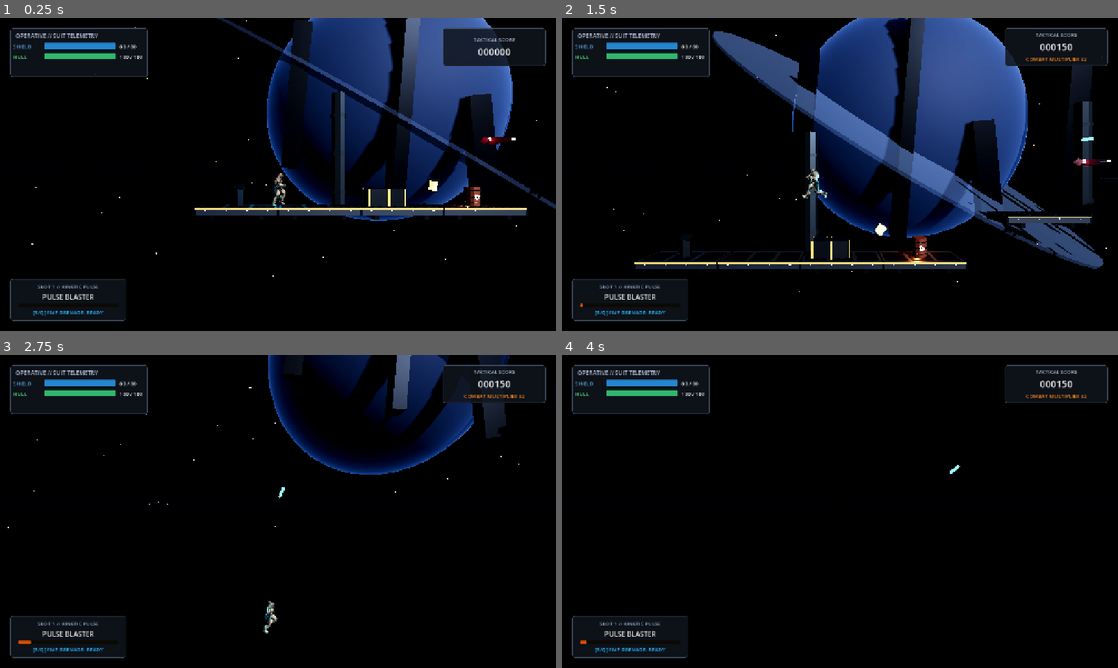
Above: before the commit, frames 1-4 (two rows, left to right).
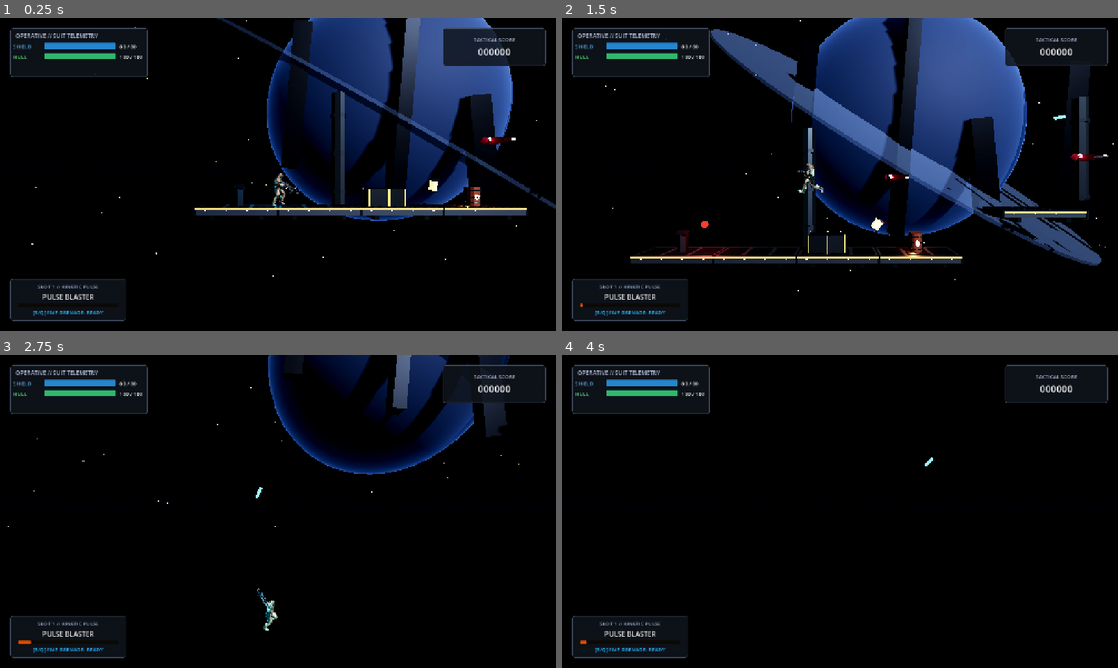
Above: after the commit, the same moments.

Repository: ClaudiuJitea/space-ranger
Game: Godot game, scene res://src/levels/level_01.tscn
Two runs of this game, one before a commit and one after it. Both use one fixed random seed, a clock stepped at 60 frames per second and the inputs below.
Inputs (mouse positions are in pixels of both pictures, inside the frame that each line leads up to):
- Up to frame 1 (0.25 s): no input
- Up to frame 2 (1.5 s): move the mouse to (962, 158) at 0.52 s; press the mouse at (962, 158) at 0.53 s; hold Right (move_right) 0.53-1.28 s; tap Space (jump) at 0.77 s; move the mouse to (728, 190) at 1.27 s; release the mouse at (728, 190) at 1.28 s; hold Left (move_left) from 1.28 s (still down); tap Shift (dash) at 1.35 s
- Up to frame 3 (2.75 s): tap Space (jump) at 1.52 s; click (166, 527) at 1.55 s; move the mouse to (333, 442) at 2.02 s; release Left (move_left) at 2.03 s; press the mouse at (333, 442) at 2.03 s; hold Right (move_right) from 2.03 s (still down)
- Up to frame 4 (4 s): move the mouse to (812, 574) at 2.77 s; release the mouse at (812, 574) at 2.78 s; tap 1 (weapon_1) at 2.85 s; tap Space (jump) at 3.02, 3.77 s; click (812, 574) at 3.05 s; move the mouse to (1006, 558) at 3.52 s; release Right (move_right) at 3.53 s; press the mouse at (1006, 558) at 3.53 s; hold Left (move_left) from 3.53 s (still down); tap 2 (weapon_2) at 3.6 s

The runs differ from the first frame. In frame 1, less than 0.1% of the frame differs, in the area x 49-54%, y 51-60%; in frame 2, 9.5%, in the area x 7-100%, y 0-88%; in frame 3, 0.8%; in frame 4, 0.4%.

Commit message:
Equip chunky heavy sci-fi shotgun and fix arm aiming and hand alignment

Diff:
--- a/src/entities/player/player.gd
+++ b/src/entities/player/player.gd
@@ -89,23 +89,27 @@
 	if not skeleton:
 		return
 
-	# Hand attachment for blaster
+	# Hand attachment for heavy shotgun
 	var hand_attachment := BoneAttachment3D.new()
-	hand_attachment.name = "RightHandBlaster"
+	hand_attachment.name = "RightHandShotgun"
 	hand_attachment.bone_name = "mixamorig_RightHand"
 	skeleton.add_child(hand_attachment)
 
-	var blaster_scene = load("res://assets/models/blaster_rifle.glb")
-	if blaster_scene:
-		blaster_instance = blaster_scene.instantiate()
-		blaster_instance.name = "BlasterModel"
+	var shotgun_scene = load("res://assets/models/shotgun.glb")
+	if shotgun_scene:
+		blaster_instance = shotgun_scene.instantiate()
+		blaster_instance.name = "ShotgunModel"
+		# Skeleton scale is 0.01 via Character parent, so 100x brings shotgun to 1:1 meter scale
 		blaster_instance.scale = Vector3(100.0, 100.0, 100.0)
+		# Rotate so twin barrels (-Z) align forward with extended combat arm aim
+		blaster_instance.rotation_degrees = Vector3(135.0, 0.0, 0.0)
+		blaster_instance.position = Vector3(0.0, 6.0, 0.0)
 		hand_attachment.add_child(blaster_instance)
 
-		# Muzzle Marker at the tip of the blaster barrel
+		# Muzzle Marker at the tip of the heavy shotgun muzzle brake
 		var barrel_muzzle := Marker3D.new()
 		barrel_muzzle.name = "GunMuzzle"
-		barrel_muzzle.position = Vector3(0.0, 0.055, -0.45)
+		barrel_muzzle.position = Vector3(0.0, 0.075, -0.78)
 		blaster_instance.add_child(barrel_muzzle)
 		muzzle = barrel_muzzle
 
@@ -113,7 +117,7 @@
 		muzzle_flash_light = OmniLight3D.new()
 		muzzle_flash_light.light_color = Color(0.3, 0.9, 1.0)
 		muzzle_flash_light.light_energy = 0.0
-		muzzle_flash_light.omni_range = 3.5
+		muzzle_flash_light.omni_range = 4.0
 		barrel_muzzle.add_child(muzzle_flash_light)
 
 	# Create AimTarget in the world for LookAtModifier3D
@@ -122,23 +126,14 @@
 	add_child(aim_target)
 	aim_target.top_level = true
 
-	# LookAtModifier3D for Right Upper Arm
+	# LookAtModifier3D for Right Upper Arm only (natural solid aim without elbow twisting)
 	aim_arm_modifier = LookAtModifier3D.new()
 	aim_arm_modifier.name = "AimArmModifier"
 	aim_arm_modifier.bone_name = "mixamorig_RightArm"
 	aim_arm_modifier.forward_axis = LookAtModifier3D.BONE_AXIS_PLUS_Y
 	aim_arm_modifier.target_node = aim_target.get_path()
-	aim_arm_modifier.influence = 0.85
+	aim_arm_modifier.influence = 0.92
 	skeleton.add_child(aim_arm_modifier)
-
-	# LookAtModifier3D for Right Forearm
-	aim_forearm_modifier = LookAtModifier3D.new()
-	aim_forearm_modifier.name = "AimForearmModifier"
-	aim_forearm_modifier.bone_name = "mixamorig_RightForeArm"
-	aim_forearm_modifier.forward_axis = LookAtModifier3D.BONE_AXIS_PLUS_Y
-	aim_forearm_modifier.target_node = aim_target.get_path()
-	aim_forearm_modifier.influence = 1.0
-	skeleton.add_child(aim_forearm_modifier)
 
 func _physics_process(delta: float) -> void:
 	if GameManager.health <= 0:
@@ -321,7 +316,7 @@
 		muzzle.look_at(muzzle.global_position + aim_direction, Vector3.UP)
 
 func _update_weapon_aim(delta: float) -> void:
-	if not aim_target or not aim_arm_modifier or not aim_forearm_modifier:
+	if not aim_target or not aim_arm_modifier:
 		return
 
 	if aim_timer > 0.0:
@@ -331,30 +326,27 @@
 	if muzzle_flash_light and muzzle_flash_light.light_energy > 0.0:
 		muzzle_flash_light.light_energy = maxf(muzzle_flash_light.light_energy - delta * 30.0, 0.0)
 
-	# Position AimTarget in world space along aim_direction from operative's chest/shoulder
-	var aim_origin := global_position + Vector3(0.0, 1.15, 0.0)
-	var target_pos := aim_origin + aim_direction * 4.5
+	# Position AimTarget in world space along aim_direction from operative's shoulder
+	var aim_origin := global_position + Vector3(0.0, 1.2, 0.0)
+	var target_pos := aim_origin + aim_direction * 5.0
 	aim_target.global_position = target_pos
 
-	# Aim influence: when mouse is active or shooting/aiming, full 1.0 influence!
-	# Otherwise, blends to 0.25 (low-ready tactical stance)
+	# Aim influence: when mouse is active or shooting/aiming, full 0.95 influence!
+	# Otherwise, blends to 0.3 (low-ready tactical stance)
 	var is_actively_aiming := mouse_active or aim_timer > 0.0 or Input.is_action_pressed("shoot")
-	var target_influence := 1.0 if is_actively_aiming else 0.25
-	aim_arm_modifier.influence = lerpf(aim_arm_modifier.influence, target_influence * 0.85, 20.0 * delta)
-	aim_forearm_modifier.influence = lerpf(aim_forearm_modifier.influence, target_influence, 20.0 * delta)
+	var target_influence := 0.95 if is_actively_aiming else 0.3
+	aim_arm_modifier.influence = lerpf(aim_arm_modifier.influence, target_influence, 22.0 * delta)
 
 func _shoot() -> void:
 	aim_timer = AIM_HOLD_DURATION
 	if aim_arm_modifier:
-		aim_arm_modifier.influence = 0.85
-	if aim_forearm_modifier:
-		aim_forearm_modifier.influence = 1.0
+		aim_arm_modifier.influence = 0.95
 	if muzzle_flash_light:
 		match GameManager.current_weapon:
 			0: muzzle_flash_light.light_color = Color(0.2, 0.9, 1.0)
 			1: muzzle_flash_light.light_color = Color(1.0, 0.6, 0.1)
 			2: muzzle_flash_light.light_color = Color(0.2, 1.0, 0.8)
-		muzzle_flash_light.light_energy = 3.5
+		muzzle_flash_light.light_energy = 4.0
 
 	var current_w := GameManager.current_weapon
 	fire_timer = fire_cooldowns[current_w]
Binary file added: assets/models/shotgun.glb
Not shown, added: assets/models/shotgun.glb.import
